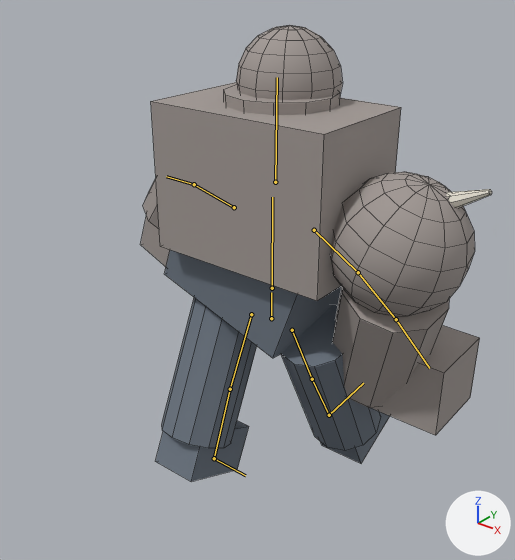
A saved change to the FBX model Assets/Models/Characters/Zombie_Brute.fbx.
Before and after are seen from a 50 mm camera at (1.78, -2.33, 2.48) aimed at (0.02, -0.13, 1.12). Arrows for +X, +Y and +Z are at lower right; the lights stay in place. The picture after the commit comes second. Both versions are drawn at frame 9 of the action 'Zombie_Brute_Rig|Walk'; the numbers are the values there. The bones that change, and the others that lie on the model, are drawn over the model as lines. Mesh edges are drawn as thin lines.

Names of what the first picture shows: 'Zombie_Brute'.
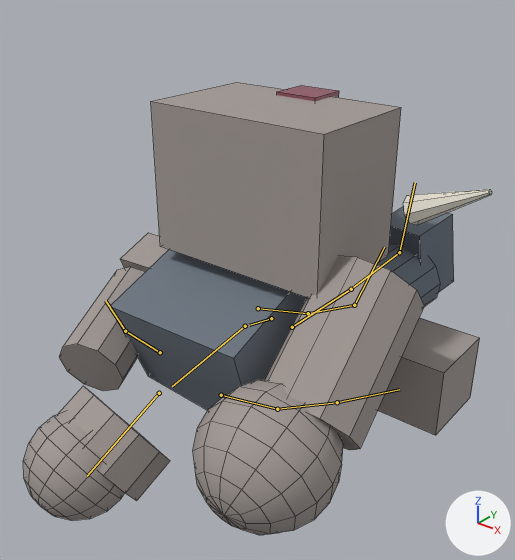
Where the change shows, as pixel boxes (x1, y1, x2, y2) in the pictures (515 x 560 px):
'Zombie_Brute', posed (34% wider): before (141, 25, 492, 482); after (23, 82, 492, 535)
bone 'Hips', root to tip: before (271, 318) to (271, 292); after (271, 318) to (249, 325)
bone 'Spine', root to tip: before (272, 288) to (272, 197); after (245, 326) to (172, 386)
bone 'Head', root to tip: before (275, 182) to (277, 77); after (159, 393) to (87, 476)
bone 'LeftUpperArm', root to tip: before (234, 207) to (194, 184); after (160, 352) to (125, 331)
bone 'RightUpperArm', root to tip: before (314, 230) to (358, 272); after (221, 395) to (277, 409)
bone 'LeftUpperLeg', root to tip: before (251, 314) to (230, 389); after (258, 308) to (308, 313)
bone 'LeftLowerLeg', root to tip: before (230, 389) to (214, 458); after (308, 313) to (354, 305)
bone 'RightUpperLeg', root to tip: before (292, 330) to (312, 379); after (292, 327) to (351, 289)

Edits to the bpy script that builds the scene:
```text
Change bone_hips:
    where bone_hips = bpy.data.objects['Zombie_Brute_Rig'].pose.bones['Hips']
    bone_hips.rotation_quaternion: (1.0, 0.0, 0.0, 0.0) -> (0.74, 0.666, -0.071, 0.064)  # degrees (0, 0, 0) -> degrees (84, -11, 0)
Change bone_spine:
    where bone_spine = bpy.data.objects['Zombie_Brute_Rig'].pose.bones['Spine']  # child of 'Hips'
    bone_spine.rotation_quaternion: (1.0, 0.0, 0.0, 0.0) -> (0.976, 0.216, -0.002, -0.011)  # degrees (0, 0, 0) -> degrees (25, 0, -1)
Change bone_head:
    where bone_head = bpy.data.objects['Zombie_Brute_Rig'].pose.bones['Head']  # child of 'Spine'
    bone_head.rotation_quaternion: (1.0, 0.0, 0.0, 0.0) -> (0.993, 0.119, 0.0, 0.0)  # degrees (0, 0, 0) -> degrees (14, 0, 0)
Change bone_leftupperarm:
    where bone_leftupperarm = bpy.data.objects['Zombie_Brute_Rig'].pose.bones['LeftUpperArm']  # child of 'Spine'
    bone_leftupperarm.rotation_quaternion: (0.985, 0.174, 0.0, 0.0) -> (0.995, 0.102, 0.0, 0.0)  # degrees (20, 0, 0) -> degrees (12, 0, 0)
Change bone_rightupperarm:
    where bone_rightupperarm = bpy.data.objects['Zombie_Brute_Rig'].pose.bones['RightUpperArm']  # child of 'Spine'
    bone_rightupperarm.rotation_quaternion: (0.985, -0.174, 0.0, 0.0) -> (0.995, -0.102, 0.0, 0.0)  # degrees (-20, 0, 0) -> degrees (-12, 0, 0)
Change bone_leftupperleg:
    where bone_leftupperleg = bpy.data.objects['Zombie_Brute_Rig'].pose.bones['LeftUpperLeg']  # child of 'Hips'
    bone_leftupperleg.rotation_quaternion: (0.976, -0.216, 0.0, 0.0) -> (0.988, -0.156, 0.0, 0.0)  # degrees (-25, 0, 0) -> degrees (-18, 0, 0)
Change bone_leftlowerleg:
    where bone_leftlowerleg = bpy.data.objects['Zombie_Brute_Rig'].pose.bones['LeftLowerLeg']  # child of 'LeftUpperLeg'
    bone_leftlowerleg.rotation_quaternion: (1.0, 0.0, 0.0, 0.0) -> (0.996, 0.086, 0.0, 0.0)  # degrees (0, 0, 0) -> degrees (10, 0, 0)
Change bone_rightupperleg:
    where bone_rightupperleg = bpy.data.objects['Zombie_Brute_Rig'].pose.bones['RightUpperLeg']  # child of 'Hips'
    bone_rightupperleg.rotation_quaternion: (0.976, 0.216, 0.0, 0.0) -> (0.988, 0.156, 0.0, 0.0)  # degrees (25, 0, 0) -> degrees (18, 0, 0)
```
